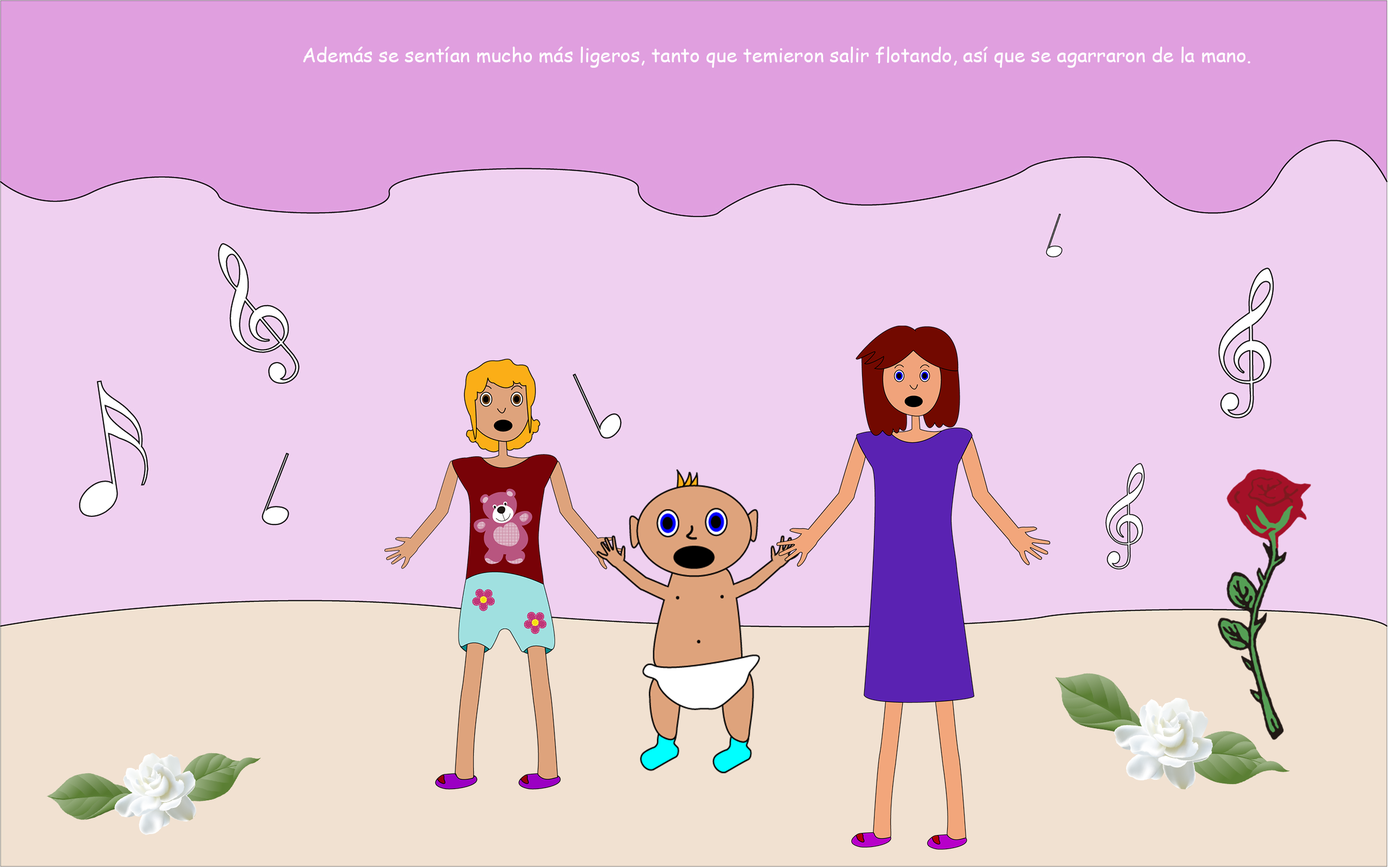
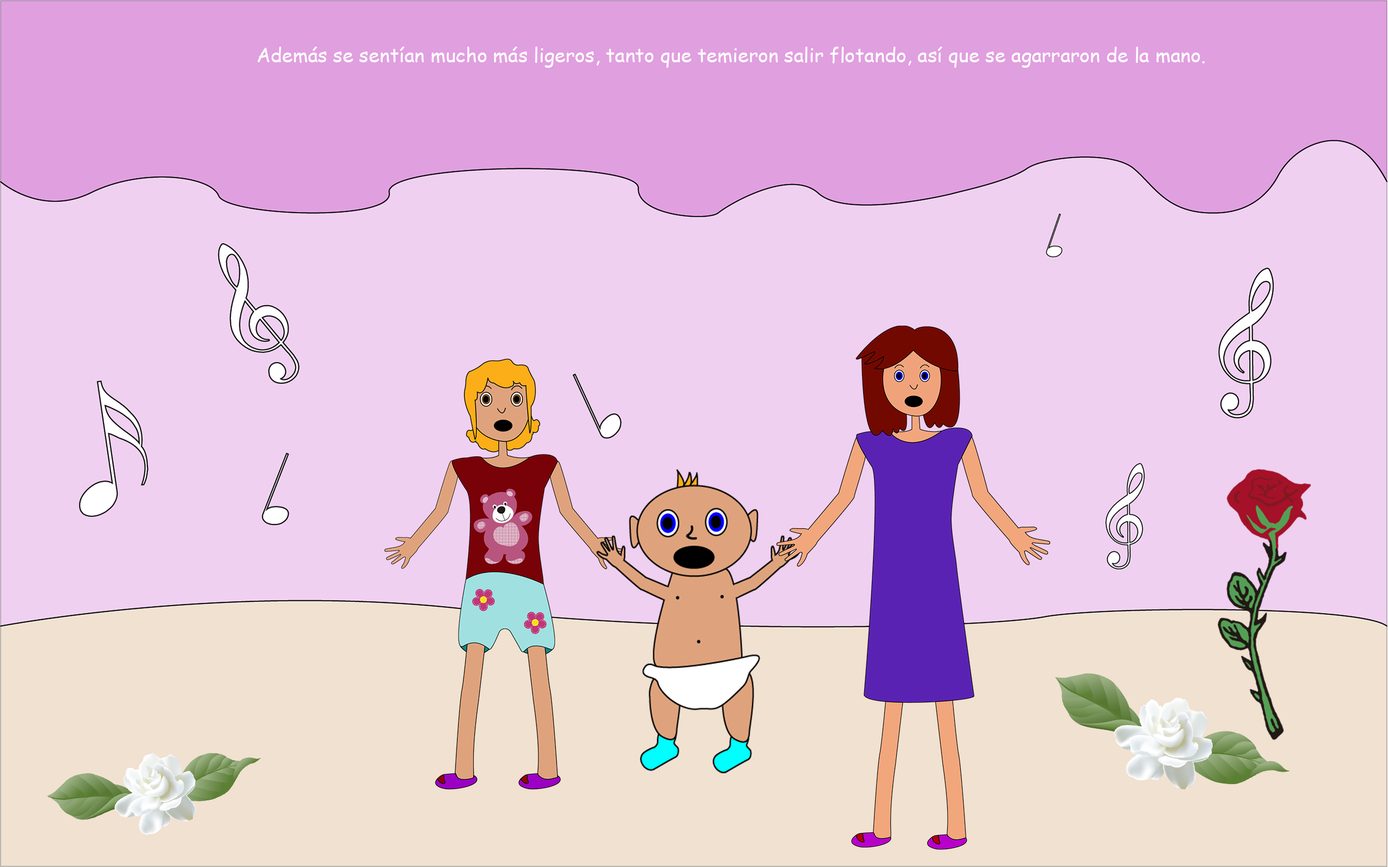
Layers edited between the first and the second w=1388, h=867 image:
painted on "Text" over [257, 46, 1250, 68]
